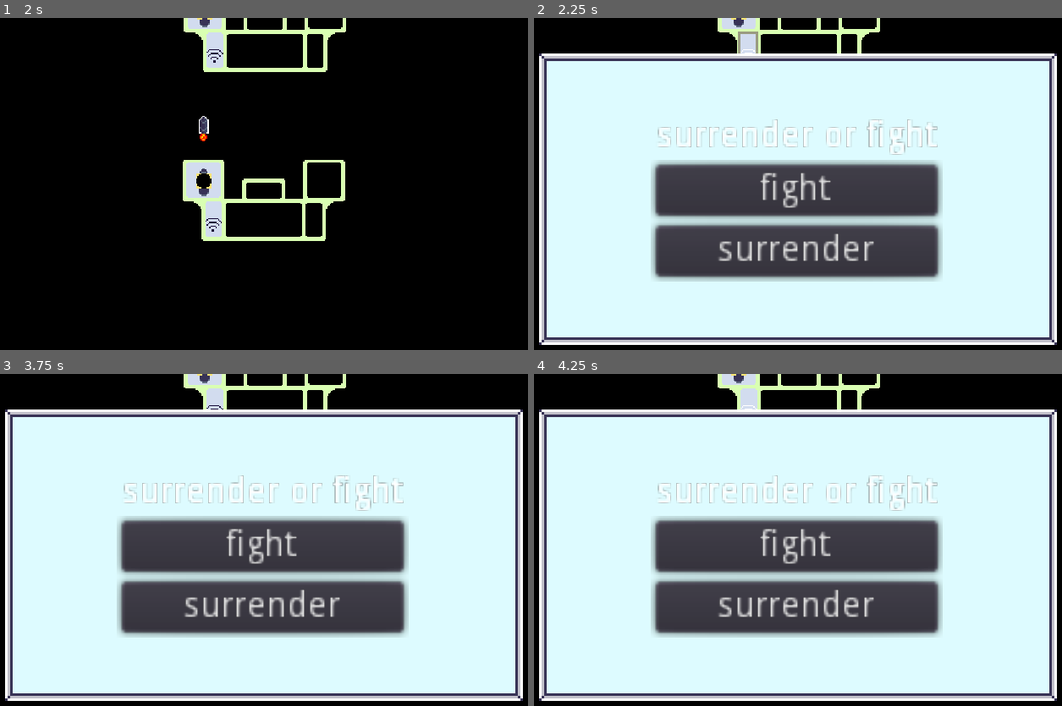
Above: before the commit, frames 1-4 (two rows, left to right).
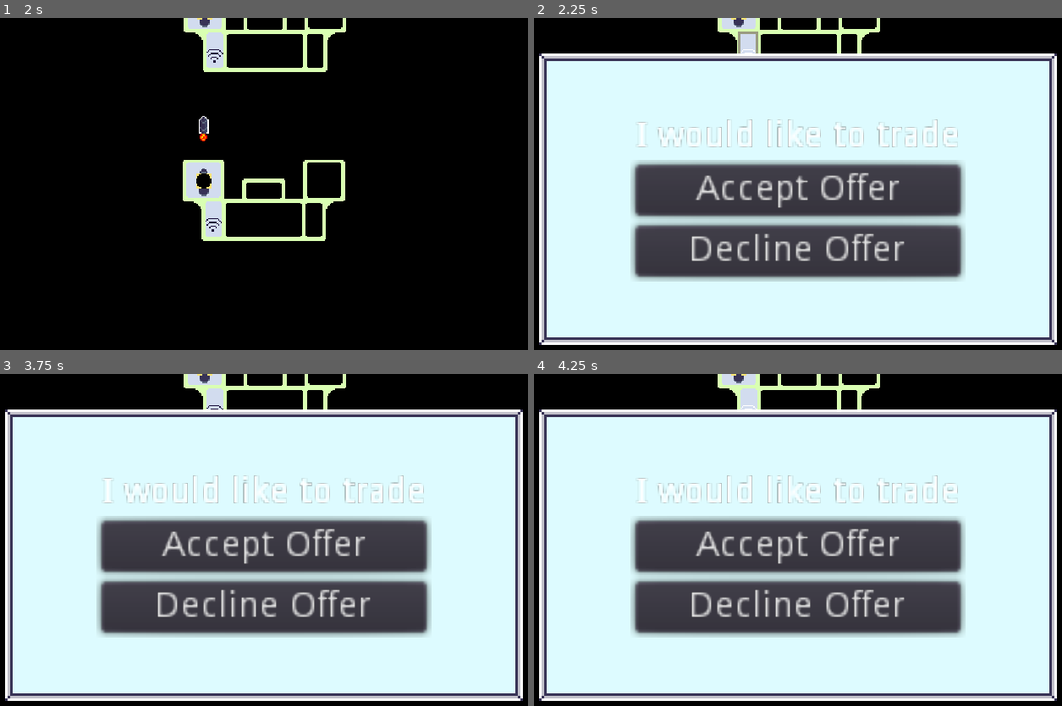
Above: after the commit, the same moments.

Repository: WolfgangSenff/GWJ31
Game: Godot game, scene res://scenes/Galaxy.tscn
Same seed, same stepped clock (60 frames per second), same inputs: the game is played once before the commit and once after it.
Inputs (mouse positions are in pixels of both pictures, inside the frame that each line leads up to):
- Up to frame 1 (2 s): tap Enter at 0.5 s; move the mouse to (142, 160) at 0.52 s; click (142, 160) at 0.67 s; click "Fire" at 1.25 s
- Up to frame 2 (2.25 s): move the mouse to (750, 51) at 2.02 s; click (750, 51) at 2.17 s
- Up to frame 3 (3.75 s): click "fight" (after the commit: "Decline Offer") at 2.75 s; tap Space at 3.5 s; move the mouse to (211, 576) at 3.52 s; click (211, 576) at 3.67 s
- Up to frame 4 (4.25 s): no input

Frame 1 is identical in both runs. In frame 2, 8.1% of the frame differs, in the area x 18-82%, y 30-80%; in frame 3, 8.1%; in frame 4, 8.1%.

Commit message:
finished message system, proper parser and pending for the future

Diff:
--- a/scenes/ShipBase.gd
+++ b/scenes/ShipBase.gd
@@ -13,6 +13,8 @@
 
 export (bool) var enemyControlled
 
+onready var _finish_popup = $CanvasLayer/ActivationPopup/MainContainer/ContentContainer/CenterContainer/VBoxContainer
+
 # Each of the rooms will signal up to the ShipBase when changes
 #  in status have to occur based on the room.
 
@@ -24,6 +26,7 @@
     var rooms = $Rooms
     for room in rooms.get_children():
         room.connect("room_activated", self, "_on_room_activated")
+    call_deferred("connect_comms")
 
 func set_camera(camera : Camera2D) -> void:
     $CameraTransform.remote_path = camera.get_path()
@@ -48,3 +51,26 @@
 	# Same as above, but for obstacles. This is called
 	#  from the galaxy directly
 	pass
+
+func update_cargo(goodsTraded, source):
+	var earn = Label.new()
+	earn.text = "you got " + str(goodsTraded.give_quantity) + " " + goodsTraded.give
+	_finish_popup.add_child(earn)
+	var expend = Label.new()
+	expend.text = "for " + str(goodsTraded.take_quantity) + " " + goodsTraded.take
+	_finish_popup.add_child(expend)
+	var close = Button.new()
+	close.text = "close"
+	close.connect("pressed", self, "close")
+	_finish_popup.add_child(close)
+	$CanvasLayer/ActivationPopup.popup_centered_ratio(.8)
+
+func close():
+	$CanvasLayer/ActivationPopup.hide()
+	for i in _finish_popup.get_children():
+		_finish_popup.remove_child(i)
+		i.queue_free()
+
+
+func connect_comms():
+	$Rooms/CommsRoom.connect("traded", self, "update_cargo")
--- a/scenes/ShipBase.tscn
+++ b/scenes/ShipBase.tscn
@@ -1,6 +1,7 @@
-[gd_scene load_steps=2 format=2]
+[gd_scene load_steps=3 format=2]
 
 [ext_resource path="res://scenes/ShipBase.gd" type="Script" id=1]
+[ext_resource path="res://sprites/room_activation_popup_9patch.png" type="Texture" id=2]
 
 [node name="ShipBase" type="Node2D"]
 script = ExtResource( 1 )
@@ -19,3 +20,49 @@
 [node name="CharacterNavigation" type="Navigation2D" parent="."]
 
 [node name="NavigationPolygonInstance" type="NavigationPolygonInstance" parent="CharacterNavigation"]
+
+[node name="CanvasLayer" type="CanvasLayer" parent="."]
+
+[node name="ActivationPopup" type="Popup" parent="CanvasLayer"]
+visible = true
+margin_right = 413.0
+margin_bottom = 207.0
+mouse_filter = 2
+__meta__ = {
+"_edit_use_anchors_": false
+}
+
+[node name="MainContainer" type="NinePatchRect" parent="CanvasLayer/ActivationPopup"]
+anchor_right = 1.0
+anchor_bottom = 1.0
+texture = ExtResource( 2 )
+patch_margin_left = 3
+patch_margin_top = 3
+patch_margin_right = 3
+patch_margin_bottom = 3
+__meta__ = {
+"_edit_use_anchors_": false
+}
+
+[node name="ContentContainer" type="MarginContainer" parent="CanvasLayer/ActivationPopup/MainContainer"]
+anchor_right = 1.0
+anchor_bottom = 1.0
+custom_constants/margin_right = 10
+custom_constants/margin_top = 10
+custom_constants/margin_left = 10
+custom_constants/margin_bottom = 10
+__meta__ = {
+"_edit_use_anchors_": false
+}
+
+[node name="CenterContainer" type="CenterContainer" parent="CanvasLayer/ActivationPopup/MainContainer/ContentContainer"]
+margin_left = 10.0
+margin_top = 10.0
+margin_right = 403.0
+margin_bottom = 197.0
+
+[node name="VBoxContainer" type="VBoxContainer" parent="CanvasLayer/ActivationPopup/MainContainer/ContentContainer/CenterContainer"]
+margin_left = 196.0
+margin_top = 93.0
+margin_right = 196.0
+margin_bottom = 93.0
--- a/scenes/rooms/CommsRoom.gd
+++ b/scenes/rooms/CommsRoom.gd
@@ -5,6 +5,19 @@
 export (int) var sensorRange
 var openComms = false
 
+var messageSend = {
+	"intentions" : "trade",
+	"text" : "I would like to trade",
+	"trading" : {
+		"give" : "fuel",
+		"give_quantity" : 20,
+		"take" : "spice",
+		"take_quantity" : 20,
+	}
+}
+var _message_owner
+
+signal traded(goodsTraded, source)
 
 # Called when the node enters the scene tree for the first time.
 func _ready() -> void:
@@ -14,34 +27,54 @@
 	openComms = true
 	$AnimationPlayer.seek(0, true)
 	$AnimationPlayer.play("Flashing")
+	_message_owner = area.get_parent()
 
 
 func _on_CommsRange_area_exited(area):
 	openComms = false
 	$AnimationPlayer.stop()
 	$AnimationPlayer.seek(1, true)
+	_message_owner = null
 
-func updateSensor(newRange):
+func update_sensor(newRange):
 	sensorRange = newRange
 	$CommsRange/CollisionShape2D.shape.radius = sensorRange
 
 func _handle_mouse_input():
 	if openComms == true:
 		._handle_mouse_input()
-		var label = Label.new()
-		label.text = "surrender or fight"
-		var fight = Button.new()
-		fight.text = "fight"
-		fight.connect("pressed", self, "quit")
-		var surrender = Button.new()
-		surrender.text = "surrender"
-		surrender.connect("pressed", self, "quit")
-		_comms_dialog.add_child(label)
-		_comms_dialog.add_child(fight)
-		_comms_dialog.add_child(surrender)
+		parse_message(_message_owner.messageSend)
+
 
 func quit():
 	_activation_popup.hide()
 	for i in _comms_dialog.get_children():
 		_comms_dialog.remove_child(i)
 		i.queue_free()
+
+func trade():
+	quit()
+	emit_signal("traded", _message_owner.messageSend.trading, self)
+
+
+func parse_message(message):
+	add_text(message.text)
+
+	if message.intentions == "hostile":
+		make_answer("Fight", "quit")
+		make_answer("Surrender", "quit")
+	if message.intentions == "trade":
+		make_answer("Accept Offer", "trade")
+		make_answer("Decline Offer", "quit")
+
+
+func add_text(text):
+	var label = Label.new()
+	label.text = text
+	_comms_dialog.add_child(label)
+
+func make_answer(text, action):
+	var button = Button.new()
+	button.text = text
+	button.connect("pressed", self, action)
+	_comms_dialog.add_child(button)
